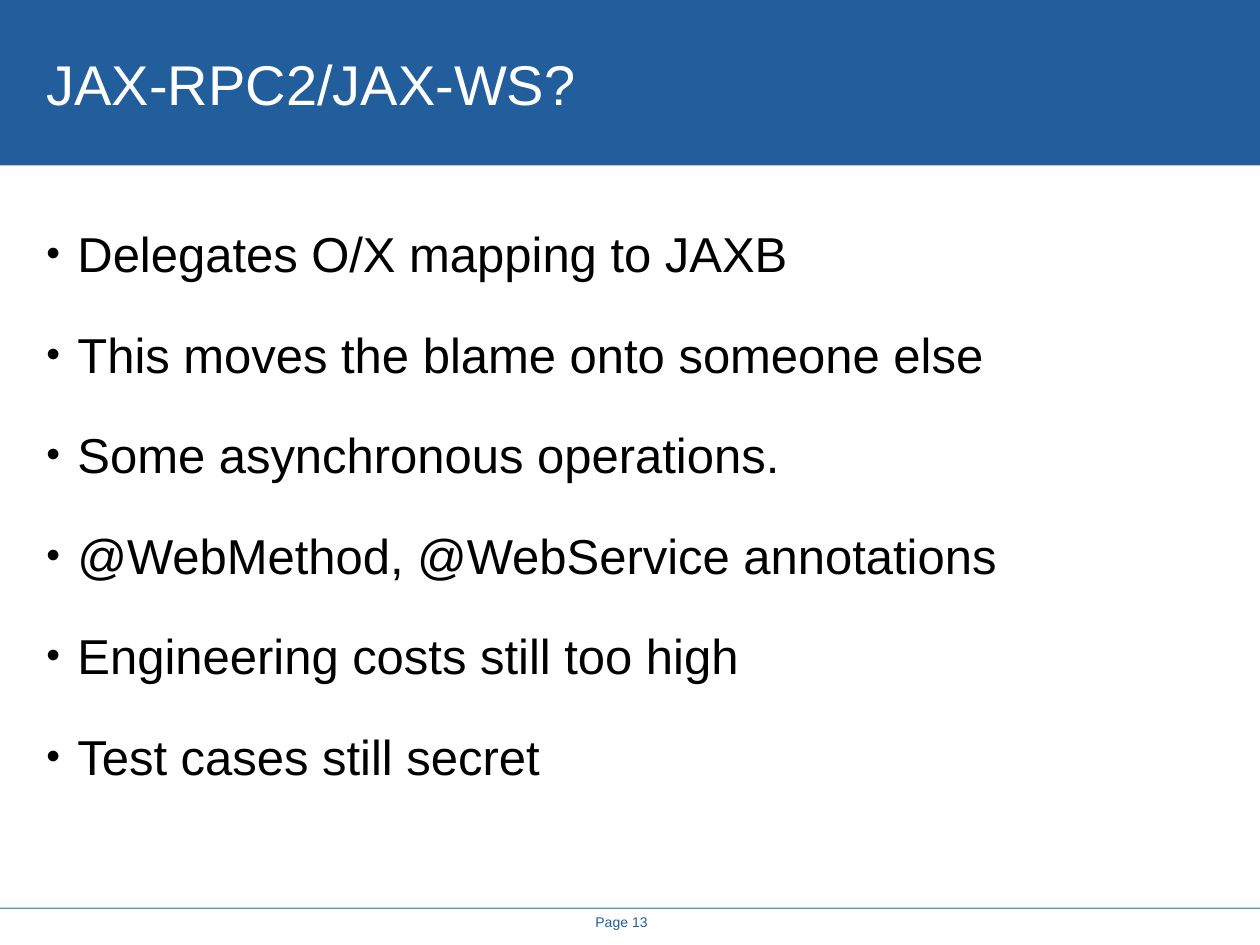
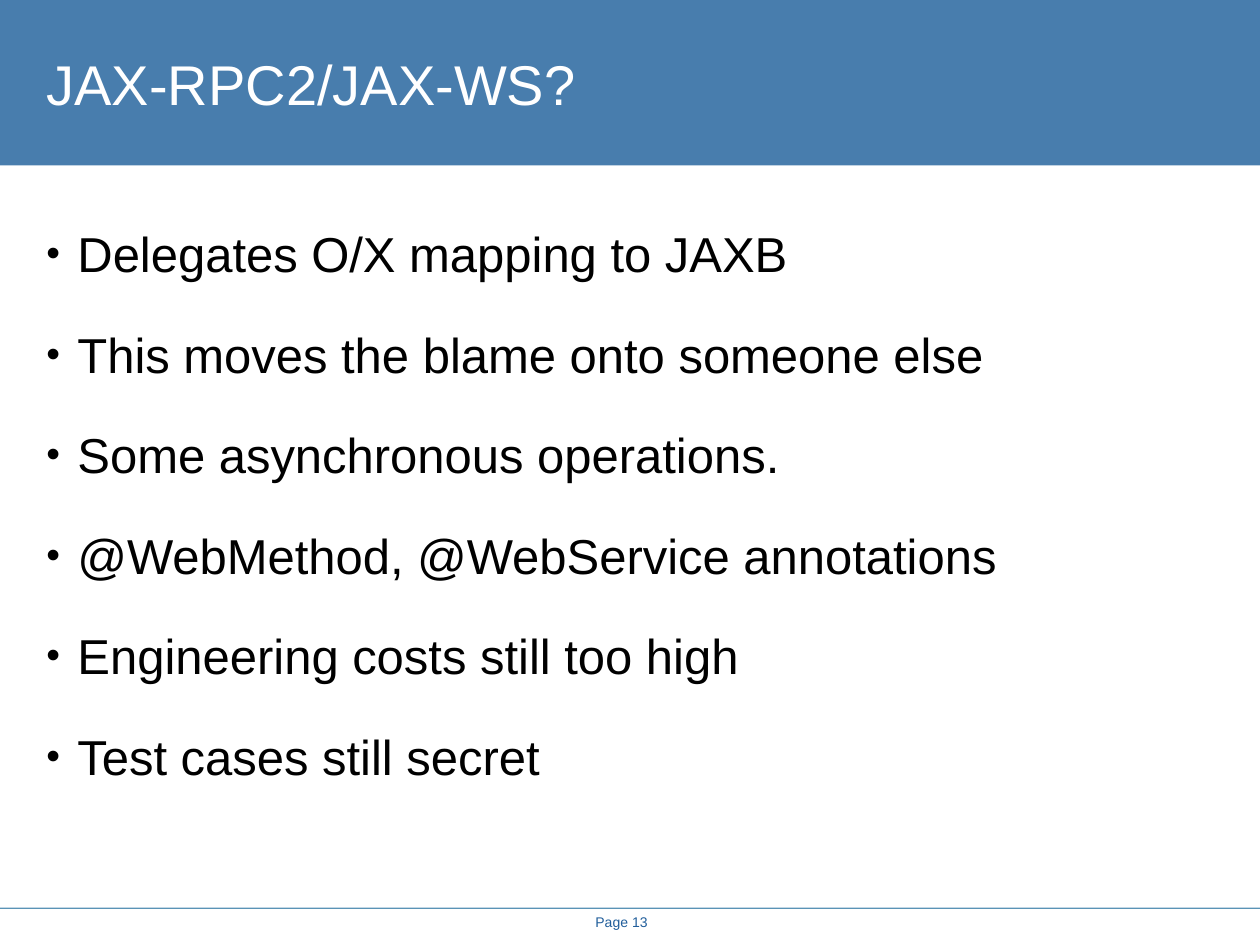
Before and after one commit to rhusar/smartfrog, a slide deck: slide 13 of projects/alpine/doc/icws2005/rethinking_the_java_SOAP_stack.ppt. Drawn at 1260x945 pixels with LibreOffice and Linux fonts; fonts in the diff are those of the drawing; background and template pictures are left out. Boxes give left, top, right and bottom in pixels: in the first picture for what was removed or moved away, otherwise in the second. Text is boxed around its words. In the diff, an @@ line names an element or a change of style, - is before the commit and + after.

```diff
--- a/projects/alpine/doc/icws2005/rethinking_the_java_SOAP_stack.ppt
+++ b/projects/alpine/doc/icws2005/rethinking_the_java_SOAP_stack.ppt
@@ rectangle at box(0, 0, 1260, 165): fill #215E9B to #487DAD @@
```
Also in this commit, not shown: 19 other slides changed, 17 other files.
